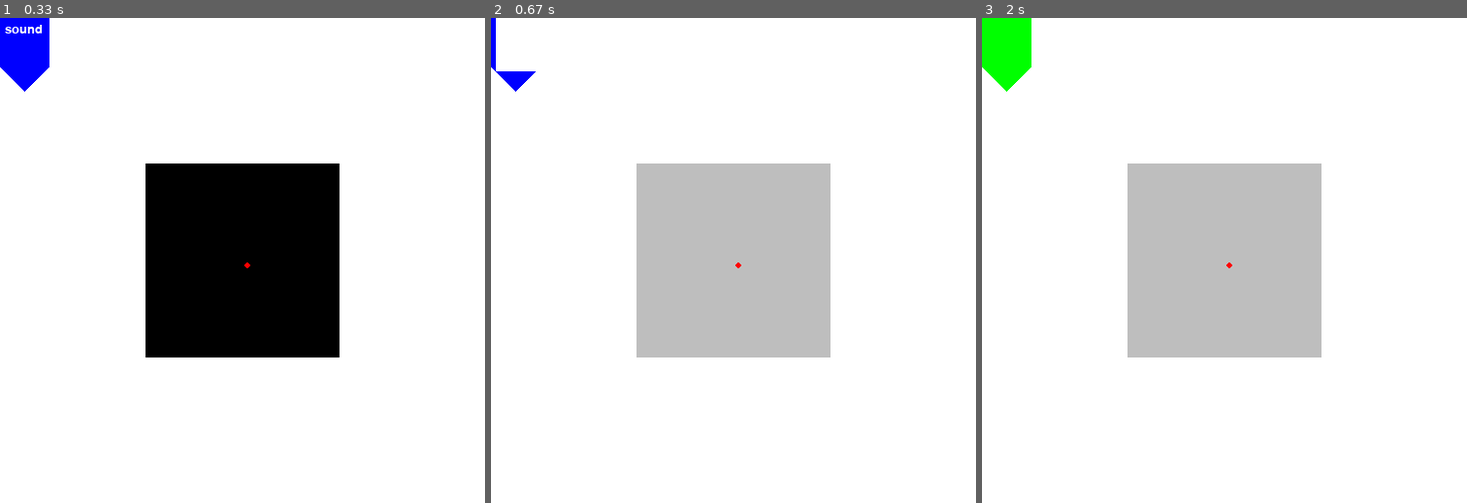
Above: before the commit, frames 1-3 (left to right).
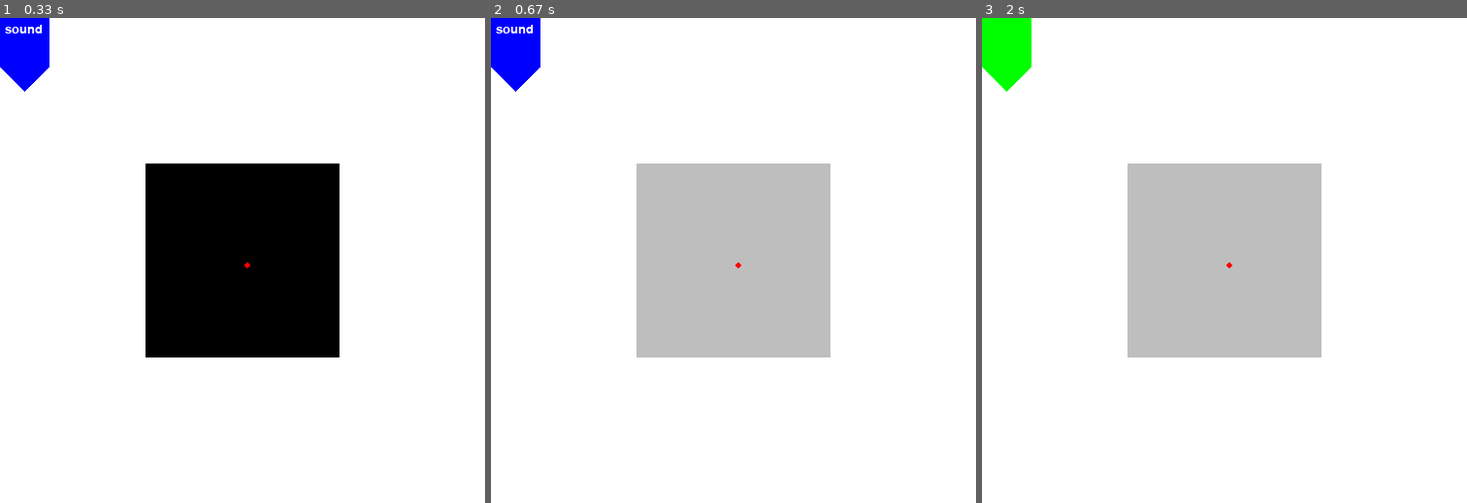
Above: after the commit, the same moments.

Repository: tomejib/pygameFirst
Game: pygame game, started from פתרון.py
The game is run twice, just before and just after one commit, with the same random seed, the same clock (stepped at 60 frames per second) and the same inputs.
Inputs (mouse positions are in pixels of both pictures, inside the frame that each line leads up to):
- Up to frame 1 (0.33 s): no input
- Up to frame 2 (0.67 s): click (733, 260) at 0.38 s
- Up to frame 3 (2 s): click (1006, 51) at 1.72 s

Frame 1 is identical in both runs. In frame 2, 1.0% of the frame differs, in the area x 1-11%, y 0-11%; in frame 3, nothing differs.

Commit message:
יום 15.1 סופי

Diff:
--- a/rectGame.py
+++ b/rectGame.py
@@ -35,5 +35,14 @@
         return self._border
 
     # is value in
-    def inArea(self, x, y):
-        return self.x <= x <= self.x + self.width and self.y <= y <= self.y + self.height
+    def inArea(self, point):
+        return self._x <= point[0] <= self._x + self._width and self._y <= point[1] <= self._y + self._height
+
+    #adds text to area
+    def addText(self, text , size, color):
+        font = pygame.font.SysFont(None, size)
+        text_put = font.render(text, True, color)
+        self._screen.blit(text_put, (self._x + (self._width) / 4  , self._y + self._height  / 2))
+
+    def __str__(self):
+        return f"color + {self._color}, x : {self._x}, y : {self._y}, screen + {self._screen}, width : {self._width}, height : {self._height}, border : {self._border}"
--- a/shapeGame.py
+++ b/shapeGame.py
@@ -21,4 +21,4 @@
 
 
     def __str__(self):
-        return "x : %{self.x}, y : %{self.y}, in screen: %{self.screen}"
+        return f"x : {self.x}, y : {self.y}, in screen: {self.screen}"
--- a/פתרון.py
+++ b/פתרון.py
@@ -1,6 +1,5 @@
 # imports pygame library
 from time import sleep
-from rectGame import Rect
 import pygame
 pygame.init()  # intaling py game
 
@@ -14,8 +13,6 @@
 
     # Fill the background with white
     screen.fill((255, 255, 255))
-
-    a = Rect("white",5,5,screen, 55, 55, 0)
 
     # drawing
     # Draw a black rectangle in the chanter
@@ -44,14 +41,11 @@
             if event.type == pygame.QUIT:  # quit
                 running = False
 
-
             # event clicked
             if event.type == pygame.MOUSEBUTTONUP:
                 pos = pygame.mouse.get_pos()
 
                 if 150 < pos[0] < 350 and 150 < pos[1] < 350:
-
-
 
                     if (change):  # draw gray rectangle
                         pygame.draw.rect(screen, "gray", [150, 150, 200, 200])
@@ -67,7 +61,7 @@
                     pygame.draw.polygon(
                         screen, "green", ((0, 0), (0, 50), (25, 75), (50, 50), (50, 0)))
                     pygame.display.flip()
-                    soundObj.play()#playing sound
+                    soundObj.play()  # playing sound
                     sleep(0.5)
                     # Draw a blue polygon in corner
                     pygame.draw.polygon(
@@ -76,7 +70,7 @@
 
                 # Draw a red blue circle in the center
                 pygame.draw.circle(screen, "red", [255, 255], 3)
-                a.draw()
+
                 print(pos)
 
         pygame.display.flip()
